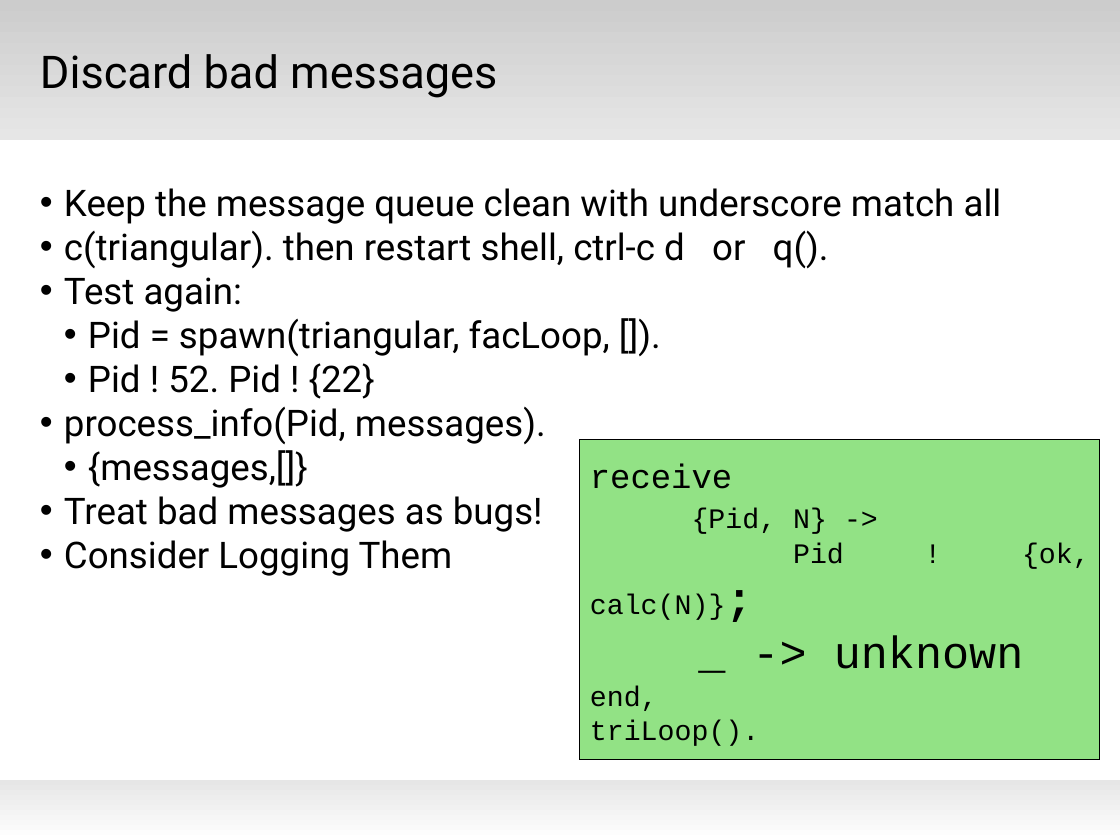
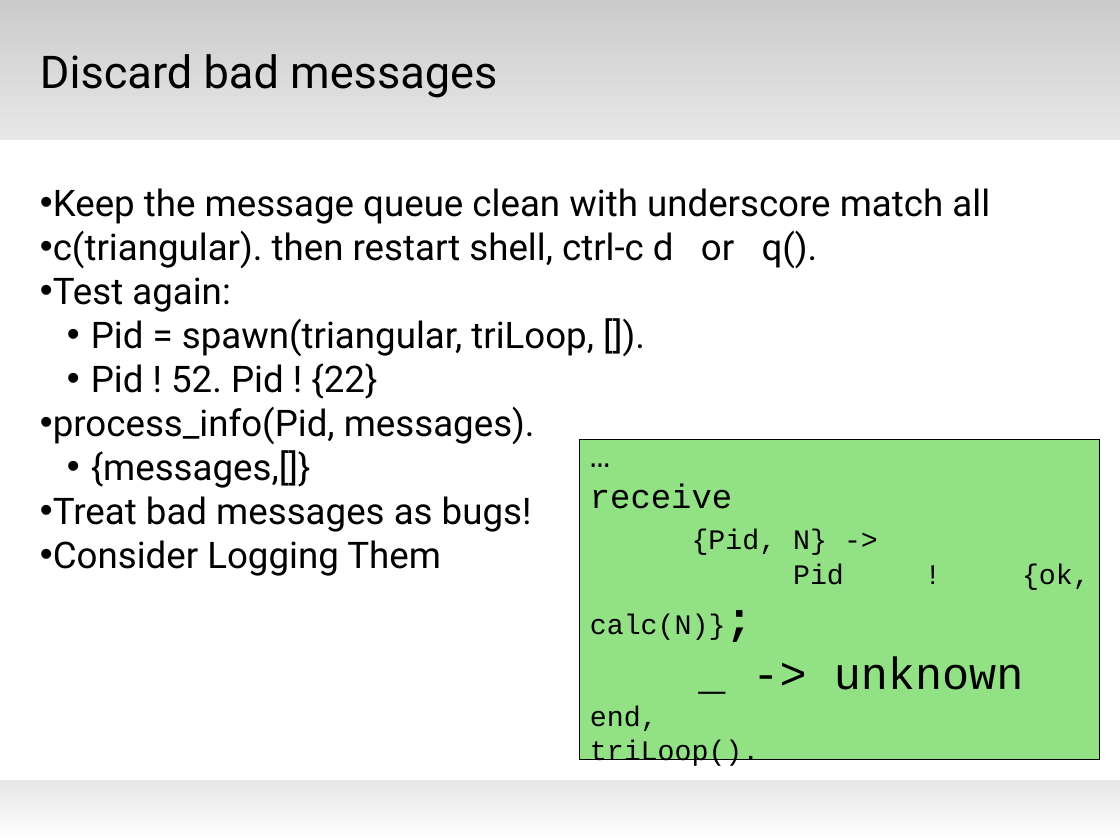
Before and after one commit to AustinElixir/Presentations, a slide deck: slide 16 of Distributed Erlang/Distributed Erlang.pptx (slide 17 before the commit). Drawn at 1120x840 pixels with LibreOffice and Linux fonts; fonts in the diff are those of the drawing; background and template pictures are left out. Boxes give left, top, right and bottom in pixels: in the first picture for what was removed or moved away, otherwise in the second. Text is boxed around its words. In the diff, an @@ line names an element or a change of style, - is before the commit and + after.

```diff
--- a/Distributed Erlang/Distributed Erlang.pptx
+++ b/Distributed Erlang/Distributed Erlang.pptx
@@ text at box(91, 319, 594, 356): text changed @@
-  • Pid = spawn(triangular, facLoop, []).
+  • Pid = spawn(triangular, triLoop, []).
@@ text at box(91, 363, 377, 488): indent changed @@
@@ text in rectangle at box(580, 440, 1101, 760): paragraph added @@
+…
```
Also in this commit, not shown: 15 other slides changed, 1 slide removed.
